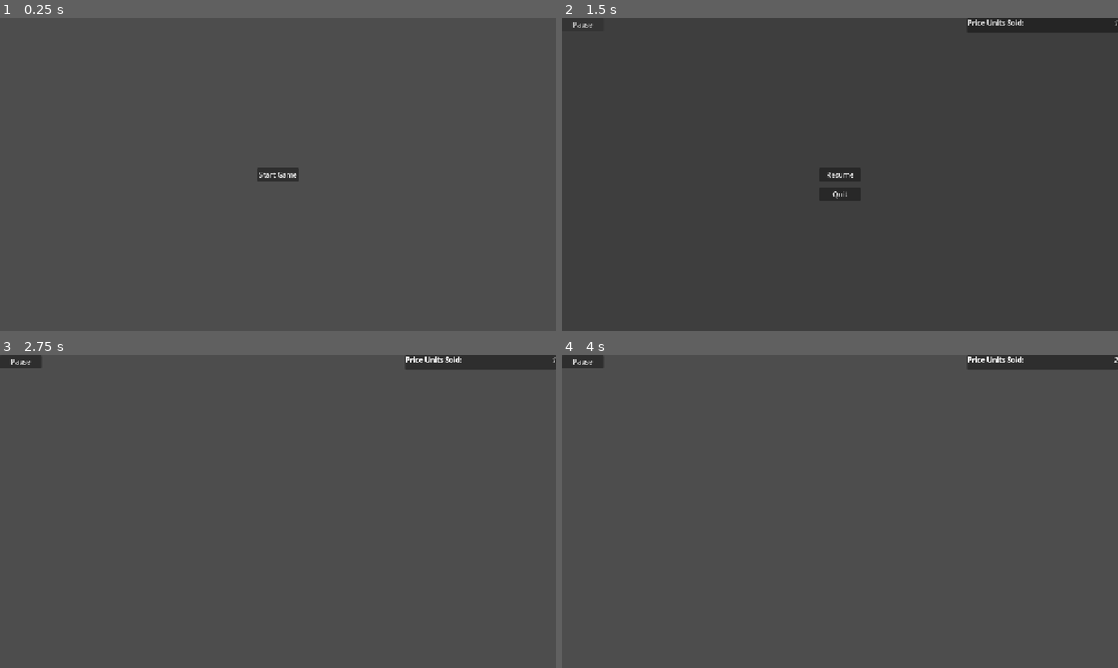
Above: before the commit, frames 1-4 (two rows, left to right).
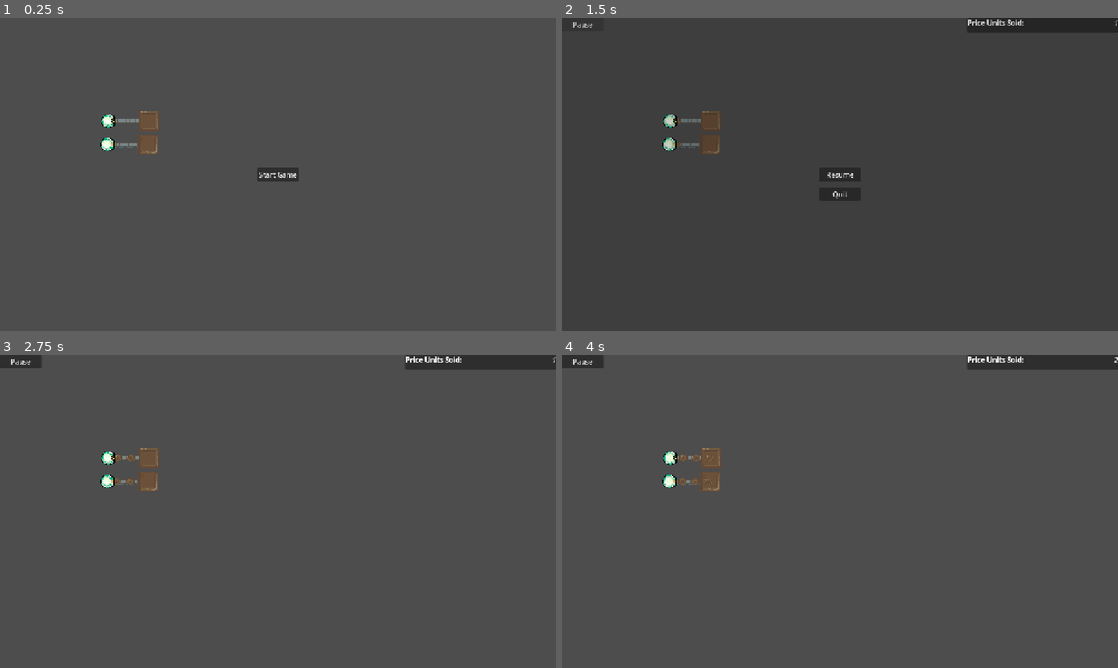
Above: after the commit, the same moments.

Repository: SemaLuna/everybodys-got-a-price
Game: Godot game, scene res://main.tscn
The game is run twice, just before and just after one commit, with the same random seed, the same clock (stepped at 60 frames per second) and the same inputs.
Inputs:
- Up to frame 1 (0.25 s): no input
- Up to frame 2 (1.5 s): click "Start Game" at 0.5 s; click "Pause" at 1.25 s
- Up to frame 3 (2.75 s): click "Resume" at 2 s
- Up to frame 4 (4 s): tap Enter at 3.5 s

The runs differ from the first frame. In frame 1, 0.6% of the frame differs, in the area x 18-29%, y 29-44%; in frame 2, 0.6%; in frame 3, 0.6%; in frame 4, 0.6%.

Commit message:
add planning bits to main screen (temp)

Diff:
--- a/main.tscn
+++ b/main.tscn
@@ -4,6 +4,7 @@
 [ext_resource type="PackedScene" uid="uid://dlbtyk26gjp58" path="res://ui/hud.tscn" id="2_1bvp3"]
 [ext_resource type="PackedScene" uid="uid://csd31gpptv3ct" path="res://ui/main_menu.tscn" id="2_h2yge"]
 [ext_resource type="PackedScene" uid="uid://dl632clw4jg3t" path="res://ui/pause_menu.tscn" id="4_1bvp3"]
+[ext_resource type="PackedScene" uid="uid://2ok7dwr13r6m" path="res://scene/planning.tscn" id="5_lquwl"]
 
 [node name="Main" type="Node" unique_id=554738231]
 script = ExtResource("1_0xm2m")
@@ -18,6 +19,12 @@
 
 [node name="Timer" type="Timer" parent="." unique_id=2009036978]
 
+[node name="Planning" parent="." unique_id=222239368 instance=ExtResource("5_lquwl")]
+position = Vector2(269, 237)
+
+[node name="Planning2" parent="." unique_id=1522243669 instance=ExtResource("5_lquwl")]
+position = Vector2(267, 291)
+
 [connection signal="pause_game" from="HUD" to="." method="handle_pause"]
 [connection signal="start_game" from="MainMenu" to="." method="start_game"]
 [connection signal="quit_game" from="PauseMenu" to="." method="quit_game"]
--- a/scene/conveyor.tscn
+++ b/scene/conveyor.tscn
@@ -61,18 +61,23 @@
 [node name="Conveyor" type="Area2D" unique_id=1667239738]
 monitoring = false
 script = ExtResource("1_k415x")
+metadata/_edit_group_ = true
 
 [node name="CollisionShape2D" type="CollisionShape2D" parent="." unique_id=2124130477]
 position = Vector2(0, 1.5)
 shape = SubResource("RectangleShape2D_dfegk")
+metadata/_edit_group_ = true
 
 [node name="AnimatedSprite2D" type="AnimatedSprite2D" parent="." unique_id=867960614]
 sprite_frames = SubResource("SpriteFrames_dfegk")
 autoplay = "default"
+metadata/_edit_group_ = true
 
 [node name="Detector" parent="." unique_id=873267539 instance=ExtResource("3_k415x")]
+metadata/_edit_group_ = true
 
 [node name="ItemHolder" parent="." unique_id=1173343974 instance=ExtResource("4_2cu08")]
+metadata/_edit_group_ = true
 
 [connection signal="belt_detected" from="Detector" to="." method="_on_detector_belt_detected"]
 [connection signal="item_ready" from="ItemHolder" to="." method="_on_item_holder_item_ready"]
--- a/scene/game.tscn
+++ /dev/null
@@ -1,26 +0,0 @@
-[gd_scene format=3 uid="uid://2ok7dwr13r6m"]
-
-[ext_resource type="PackedScene" uid="uid://26y05ms0sofe" path="res://scene/conveyor.tscn" id="1_5kiuu"]
-[ext_resource type="PackedScene" uid="uid://bfmlsm3rk6363" path="res://scene/trash.tscn" id="2_dbls1"]
-[ext_resource type="PackedScene" uid="uid://vdl48k7220cp" path="res://scene/producer.tscn" id="3_33cqm"]
-
-[node name="Game" type="Node2D" unique_id=222239368]
-
-[node name="Camera2D" type="Camera2D" parent="." unique_id=657990133]
-zoom = Vector2(4, 4)
-
-[node name="Conveyors" type="Node" parent="." unique_id=1611935907]
-
-[node name="Conveyor" parent="Conveyors" unique_id=1667239738 instance=ExtResource("1_5kiuu")]
-
-[node name="Conveyor2" parent="Conveyors" unique_id=1646736851 instance=ExtResource("1_5kiuu")]
-position = Vector2(21, 0)
-
-[node name="Conveyor3" parent="Conveyors" unique_id=1909036483 instance=ExtResource("1_5kiuu")]
-position = Vector2(41, 0)
-
-[node name="Producer" parent="." unique_id=89407394 instance=ExtResource("3_33cqm")]
-position = Vector2(-20, 0)
-
-[node name="Trash" parent="." unique_id=697490232 instance=ExtResource("2_dbls1")]
-position = Vector2(74, 0)
--- /dev/null
+++ b/scene/planning.tscn
@@ -0,0 +1,21 @@
+[gd_scene format=3 uid="uid://2ok7dwr13r6m"]
+
+[ext_resource type="PackedScene" uid="uid://26y05ms0sofe" path="res://scene/conveyor.tscn" id="1_w2ni8"]
+[ext_resource type="PackedScene" uid="uid://vdl48k7220cp" path="res://scene/producer.tscn" id="2_phd41"]
+[ext_resource type="PackedScene" uid="uid://bfmlsm3rk6363" path="res://scene/trash.tscn" id="3_2xhhf"]
+
+[node name="Planning" type="Node2D" unique_id=222239368]
+
+[node name="Producer" parent="." unique_id=89407394 instance=ExtResource("2_phd41")]
+position = Vector2(-20, 0)
+
+[node name="Trash" parent="." unique_id=697490232 instance=ExtResource("3_2xhhf")]
+position = Vector2(74, 0)
+
+[node name="Conveyor" parent="." unique_id=1667239738 instance=ExtResource("1_w2ni8")]
+
+[node name="Conveyor2" parent="." unique_id=1646736851 instance=ExtResource("1_w2ni8")]
+position = Vector2(21, 0)
+
+[node name="Conveyor3" parent="." unique_id=1909036483 instance=ExtResource("1_w2ni8")]
+position = Vector2(41, 0)
--- a/scene/producer.tscn
+++ b/scene/producer.tscn
@@ -403,6 +403,7 @@
 
 [node name="AnimatedSprite2D" type="AnimatedSprite2D" parent="." unique_id=1175320286]
 z_index = 2
+rotation = 3.1415927
 sprite_frames = SubResource("SpriteFrames_dfegk")
 autoplay = "default"
 frame = 1
